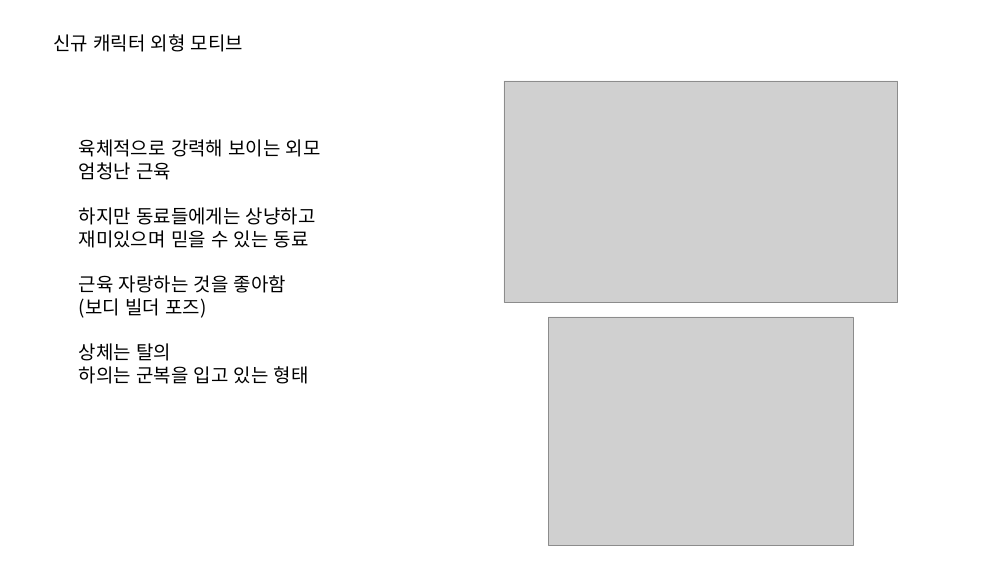
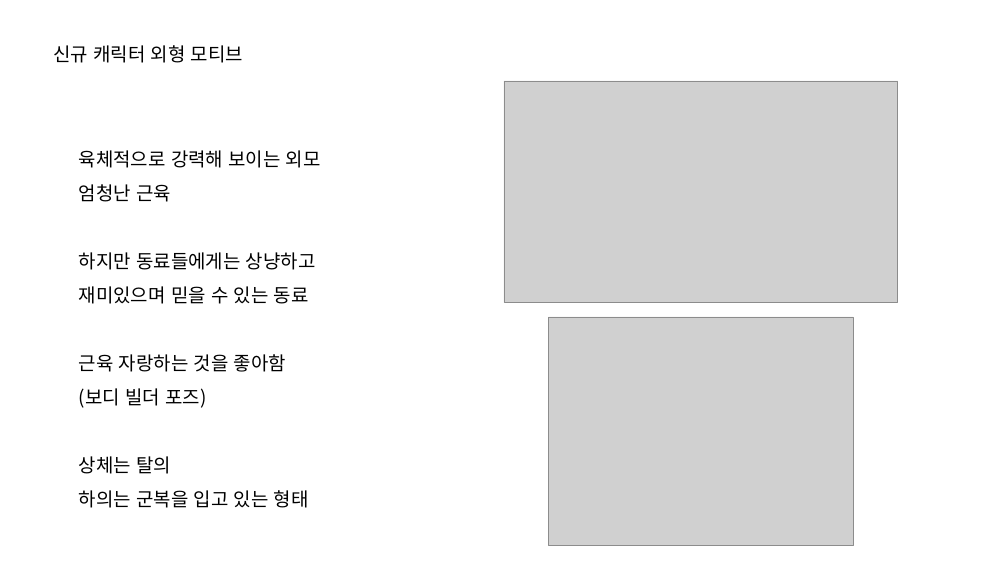
Before and after one commit to PhenomJ/GameDesign, a slide deck: slide 5 of 가디언 테일즈/1. PPT/신규_캐릭터_기획.pptx. Drawn at 1008x567 pixels with LibreOffice and Linux fonts; fonts in the diff are those of the drawing; grey boxes stand for pictures. Boxes give left, top, right and bottom in pixels: in the first picture for what was removed or moved away, otherwise in the second. Text is boxed around its words. In the diff, an @@ line names an element or a change of style, - is before the commit and + after.

```diff
--- a/가디언 테일즈/1. PPT/신규_캐릭터_기획.pptx
+++ b/가디언 테일즈/1. PPT/신규_캐릭터_기획.pptx
@@ text "신규 캐릭터 외형 모티브" at (53, 45, 243, 63): line spacing 1 to 1.5 @@
@@ text "육체적으로 강력해 보이는 외모" at (79, 150, 321, 508): line spacing 1 to 1.5 @@
```
Also in this commit, not shown: 4 other slides changed, 4 slides added.
